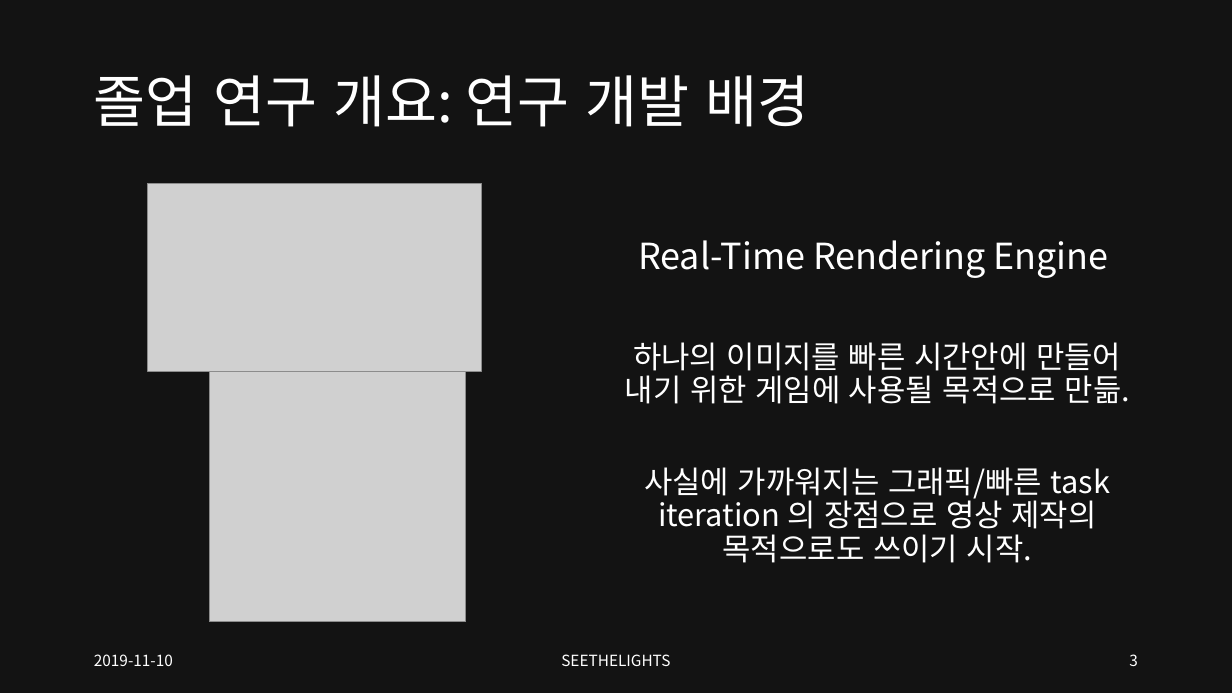
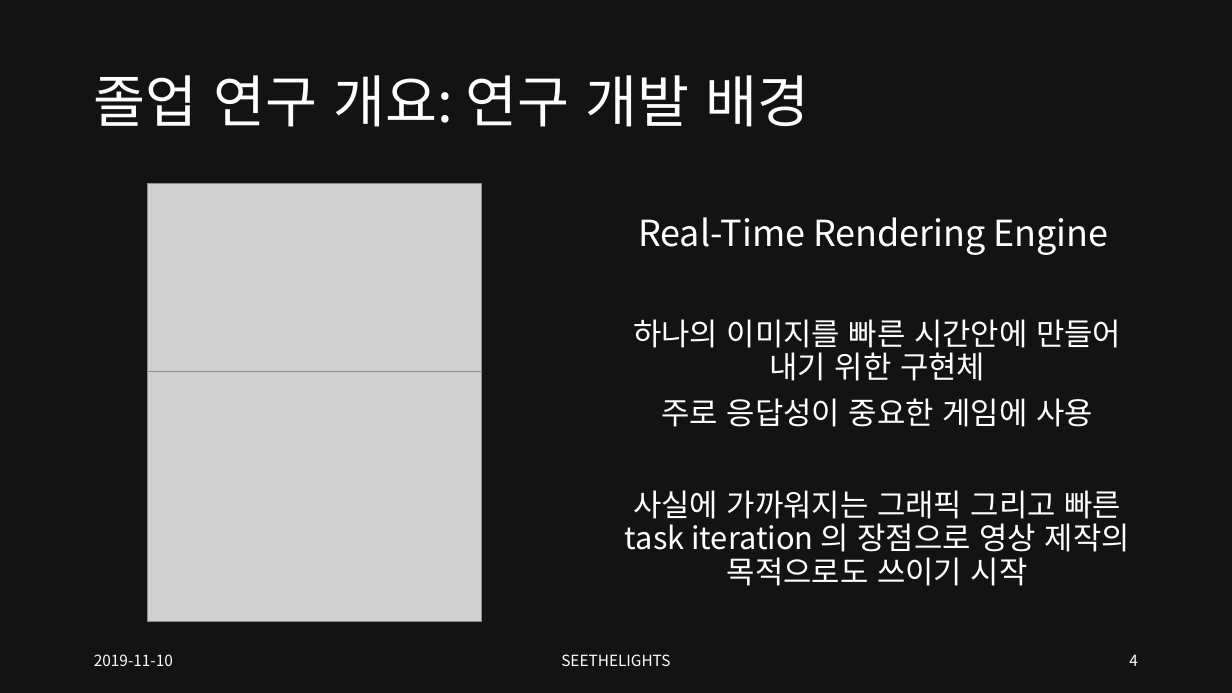
Before and after one commit to SEETHELGIHT/CapstonePlanning, a slide deck: slide 4 of doc/GPU-Accelerated_Ray_Tracing.pptx (slide 3 before the commit). Drawn at 1232x693 pixels with LibreOffice and Linux fonts; fonts in the diff are those of the drawing; grey boxes stand for pictures. Boxes give left, top, right and bottom in pixels: in the first picture for what was removed or moved away, otherwise in the second. Text is boxed around its words. In the diff, an @@ line names an element or a change of style, - is before the commit and + after.

```diff
--- a/doc/GPU-Accelerated_Ray_Tracing.pptx
+++ b/doc/GPU-Accelerated_Ray_Tracing.pptx
@@ text at (625,319,1130,586): text changed @@
-하나의 이미지를 빠른 시간안에 만들어 내기 위한 게임에 사용될 목적으로 만듦.
-사실에 가까워지는 그래픽/빠른 task iteration 의 장점으로 영상 제작의 목적으로도 쓰이기 시작.
+하나의 이미지를 빠른 시간안에 만들어 내기 위한 구현체
+주로 응답성이 중요한 게임에 사용
+사실에 가까워지는 그래픽 그리고 빠른 task iteration 의 장점으로 영상 제작의 목적으로도 쓰이기 시작
@@ picture: place and size @@
-picture at (210,372,467,622)
+picture at (148,372,482,622)
@@ page number at (1129,654,1138,666): text changed @@
-3
+4
```
Also in this commit, not shown: 5 other slides changed, 6 slides added.
